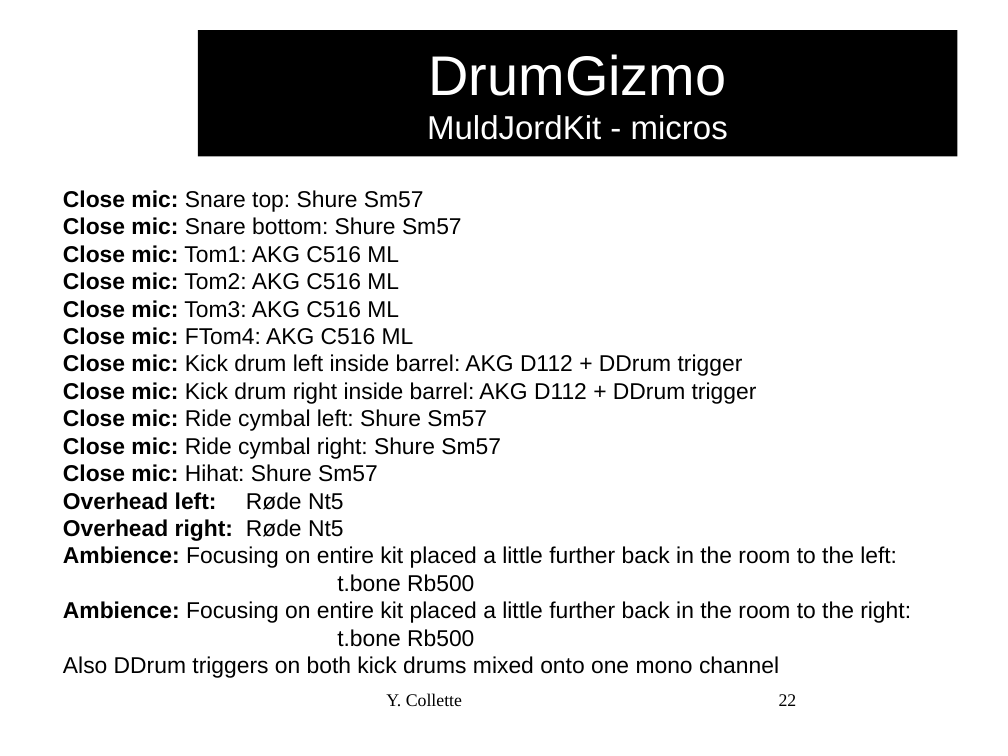
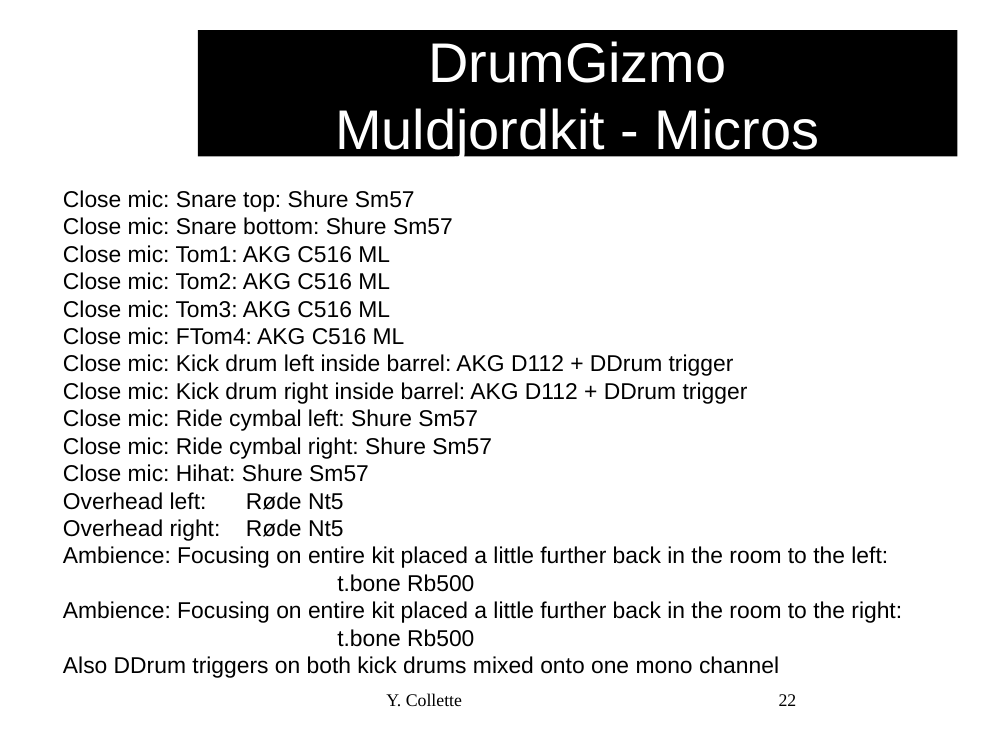
Before and after one commit to audinux/audinux.github.io, a slide deck: slide 22 of workshop/audio/Hydrogen.odp. Drawn at 1008x756 pixels with LibreOffice and Linux fonts; fonts in the diff are those of the drawing; background and template pictures are left out. Boxes give left, top, right and bottom in pixels: in the first picture for what was removed or moved away, otherwise in the second. Text is boxed around its words. In the diff, an @@ line names an element or a change of style, - is before the commit and + after.

```diff
--- a/workshop/audio/Hydrogen.odp
+++ b/workshop/audio/Hydrogen.odp
@@ title at (x1=335, y1=41, x2=819, y2=159): text changed; size 26 to 44 pt @@
-DrumGizmo
-MuldJordKit - micros
+DrumGizmo
+Muldjordkit - Micros
@@ text at (x1=63, y1=190, x2=902, y2=623): bold off in "Close mic:", "Close mic:", "Close mic:", "Close mic:" and 11 more places @@
```
Also in this commit, not shown: 20 other slides changed, 1 slide added, 1 slide removed, 4 other files.
